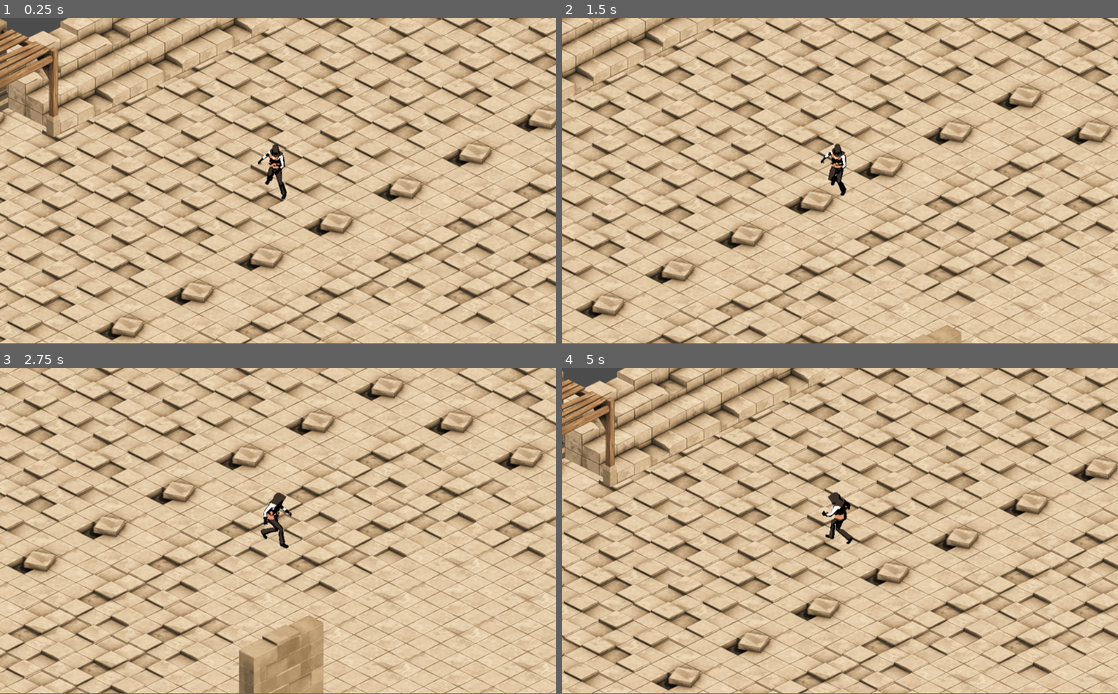
Above: before the commit, frames 1-4 (two rows, left to right).
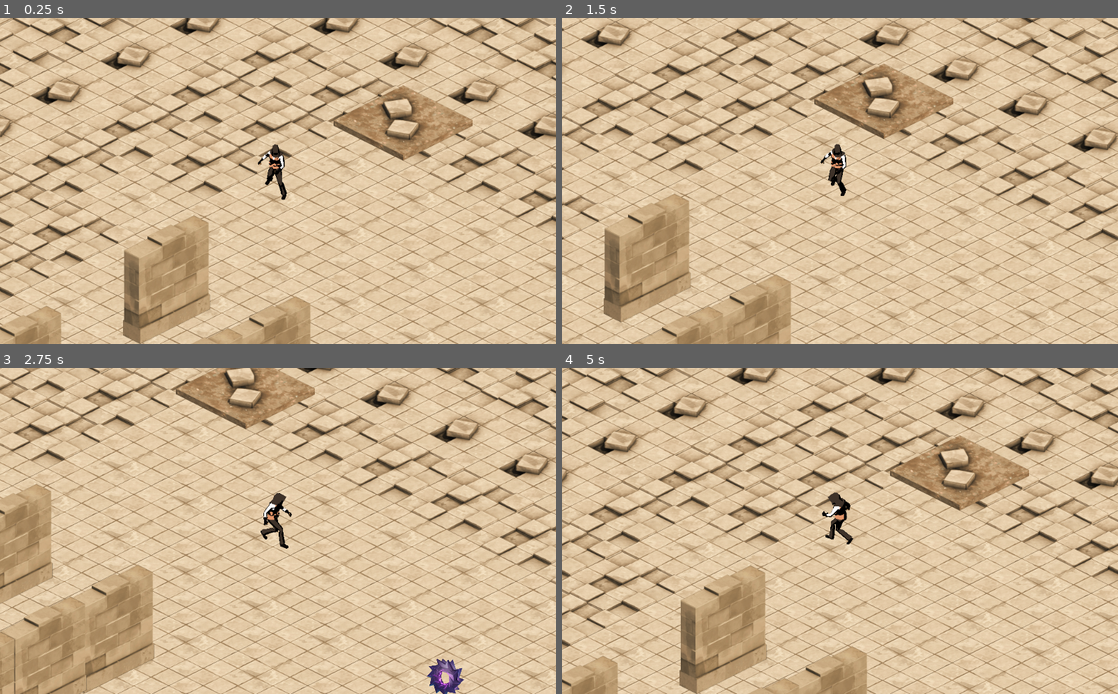
Above: after the commit, the same moments.

Repository: Attila772/Shade
Game: Godot game, scene res://TestLevel/testLevel.tscn
Same seed, same stepped clock (60 frames per second), same inputs: the game is played once before the commit and once after it. The project has no main scene, so this scene is started directly.
Inputs:
- Up to frame 1 (0.25 s): no input
- Up to frame 2 (1.5 s): tap Enter at 0.5 s; hold Right (ui_right) 0.53-1.28 s; hold E (interact, bound only after the commit) 0.53-1.28 s; hold Down (ui_down) from 1.28 s (still down); tap E (interact, bound only after the commit) at 1.35 s
- Up to frame 3 (2.75 s): release Down (ui_down) at 2.03 s; hold Right (ui_right) from 2.03 s (still down); hold E (interact, bound only after the commit) from 2.03 s (still down)
- Up to frame 4 (5 s): release Right (ui_right) at 2.78 s; release E (interact, bound only after the commit) at 2.78 s; hold Up (ui_up) 2.78-3.53 s; tap E (interact, bound only after the commit) at 2.85, 4.35 s; hold E (interact, bound only after the commit) 3.53-4.28 s; hold Left (ui_left) from 3.53 s (still down)
In our replay, the window is 800x468 before the commit and 800x469 after it. These sizes can differ from the game's own. Grey fills any space a smaller window leaves; there, only what the larger window draws over its background counts as a difference.

The runs differ from the first frame. In frame 1, 51% of the frame differs, in the area x 0-100%, y 0-100%; in frame 2, 47%; in frame 3, 46%; in frame 4, 50%.

Commit message:
Menu, Sound , Win condition

Diff:
--- /dev/null
+++ b/Button.gd
@@ -0,0 +1,18 @@
+extends Button
+
+
+# Declare member variables here. Examples:
+# var a = 2
+# var b = "text"
+
+
+# Called when the node enters the scene tree for the first time.
+func _ready():
+	self.connect("pressed", self, "_button_pressed")
+	pass # Replace with function body.
+
+func _button_pressed():
+	get_tree().change_scene("res://TestLevel/testLevel.tscn")
+# Called every frame. 'delta' is the elapsed time since the previous frame.
+#func _process(delta):
+#	pass
--- /dev/null
+++ b/ColorRect.gd
@@ -0,0 +1,17 @@
+extends ColorRect
+
+
+# Declare member variables here. Examples:
+# var a = 2
+# var b = "text"
+
+
+# Called when the node enters the scene tree for the first time.
+func _ready():
+	modulate.a = 0.5
+	pass # Replace with function body.
+
+
+# Called every frame. 'delta' is the elapsed time since the previous frame.
+#func _process(delta):
+#	pass
--- /dev/null
+++ b/MainMenu.gd
@@ -0,0 +1,16 @@
+extends Node2D
+
+
+# Declare member variables here. Examples:
+# var a = 2
+# var b = "text"
+
+
+# Called when the node enters the scene tree for the first time.
+func _ready():
+	$VideoPlayer.play()
+
+
+# Called every frame. 'delta' is the elapsed time since the previous frame.
+#func _process(delta):
+#	pass
--- a/Player.gd
+++ b/Player.gd
@@ -10,6 +10,7 @@
 var moving = false
 var destination = Vector2()
 var movement = Vector2()
+var HasTreasure = false
 
 # Declare member variables here. Examples:
 # var a = 2
--- a/Player/Player.tscn
+++ b/Player/Player.tscn
@@ -288,131 +288,123 @@
 "values": [ 0 ]
 }
 
+[sub_resource type="Animation" id=18]
+resource_name = "Sound"
+loop = true
+
+[sub_resource type="Animation" id=19]
+length = 0.4
+loop = true
+tracks/0/type = "value"
+tracks/0/path = NodePath("Sprite:frame")
+tracks/0/interp = 1
+tracks/0/loop_wrap = true
+tracks/0/imported = false
+tracks/0/enabled = true
+tracks/0/keys = {
+"times": PoolRealArray( 0, 0.1, 0.2, 0.3 ),
+"transitions": PoolRealArray( 1, 1, 1, 1 ),
+"update": 1,
+"values": [ 32, 33, 34, 35 ]
+}
+
+[sub_resource type="Animation" id=20]
+length = 0.4
+loop = true
+tracks/0/type = "value"
+tracks/0/path = NodePath("Sprite:frame")
+tracks/0/interp = 1
+tracks/0/loop_wrap = true
+tracks/0/imported = false
+tracks/0/enabled = true
+tracks/0/keys = {
+"times": PoolRealArray( 0, 0.1, 0.2, 0.3 ),
+"transitions": PoolRealArray( 1, 1, 1, 1 ),
+"update": 1,
+"values": [ 16, 17, 18, 19 ]
+}
+
+[sub_resource type="Animation" id=21]
+length = 0.4
+loop = true
+tracks/0/type = "value"
+tracks/0/path = NodePath("Sprite:frame")
+tracks/0/interp = 1
+tracks/0/loop_wrap = true
+tracks/0/imported = false
+tracks/0/enabled = true
+tracks/0/keys = {
+"times": PoolRealArray( 0, 0.1, 0.2, 0.3 ),
+"transitions": PoolRealArray( 1, 1, 1, 1 ),
+"update": 1,
+"values": [ 24, 25, 26, 27 ]
+}
+
+[sub_resource type="Animation" id=22]
+length = 0.4
+loop = true
+tracks/0/type = "value"
+tracks/0/path = NodePath("Sprite:frame")
+tracks/0/interp = 1
+tracks/0/loop_wrap = true
+tracks/0/imported = false
+tracks/0/enabled = true
+tracks/0/keys = {
+"times": PoolRealArray( 0, 0.1, 0.2, 0.3 ),
+"transitions": PoolRealArray( 1, 1, 1, 1 ),
+"update": 1,
+"values": [ 8, 9, 10, 11 ]
+}
+
+[sub_resource type="Animation" id=23]
+length = 0.4
+loop = true
+tracks/0/type = "value"
+tracks/0/path = NodePath("Sprite:frame")
+tracks/0/interp = 1
+tracks/0/loop_wrap = true
+tracks/0/imported = false
+tracks/0/enabled = true
+tracks/0/keys = {
+"times": PoolRealArray( 0, 0.1, 0.2, 0.3 ),
+"transitions": PoolRealArray( 1, 1, 1, 1 ),
+"update": 1,
+"values": [ 48, 49, 50, 51 ]
+}
+
+[sub_resource type="Animation" id=24]
+length = 0.4
+loop = true
+tracks/0/type = "value"
+tracks/0/path = NodePath("Sprite:frame")
+tracks/0/interp = 1
+tracks/0/loop_wrap = true
+tracks/0/imported = false
+tracks/0/enabled = true
+tracks/0/keys = {
+"times": PoolRealArray( 0, 0.1, 0.2, 0.3 ),
+"transitions": PoolRealArray( 1, 1, 1, 1 ),
+"update": 1,
+"values": [ 40, 41, 42, 43 ]
+}
+
+[sub_resource type="Animation" id=25]
+length = 0.4
+loop = true
+tracks/0/type = "value"
+tracks/0/path = NodePath("Sprite:frame")
+tracks/0/interp = 1
+tracks/0/loop_wrap = true
+tracks/0/imported = false
+tracks/0/enabled = true
+tracks/0/keys = {
+"times": PoolRealArray( 0, 0.1, 0.2, 0.3 ),
+"transitions": PoolRealArray( 1, 1, 1, 1 ),
+"update": 1,
+"values": [ 56, 57, 58, 59 ]
+}
+
 [sub_resource type="Animation" id=26]
-resource_name = "Sound"
-loop = true
-
-[sub_resource type="Animation" id=18]
-resource_name = "Walk_E"
-length = 0.4
-loop = true
-tracks/0/type = "value"
-tracks/0/path = NodePath("Sprite:frame")
-tracks/0/interp = 1
-tracks/0/loop_wrap = true
-tracks/0/imported = false
-tracks/0/enabled = true
-tracks/0/keys = {
-"times": PoolRealArray( 0, 0.1, 0.2, 0.3 ),
-"transitions": PoolRealArray( 1, 1, 1, 1 ),
-"update": 1,
-"values": [ 32, 33, 34, 35 ]
-}
-
-[sub_resource type="Animation" id=19]
-resource_name = "Walk_N"
-length = 0.4
-loop = true
-tracks/0/type = "value"
-tracks/0/path = NodePath("Sprite:frame")
-tracks/0/interp = 1
-tracks/0/loop_wrap = true
-tracks/0/imported = false
-tracks/0/enabled = true
-tracks/0/keys = {
-"times": PoolRealArray( 0, 0.1, 0.2, 0.3 ),
-"transitions": PoolRealArray( 1, 1, 1, 1 ),
-"update": 1,
-"values": [ 16, 17, 18, 19 ]
-}
-
-[sub_resource type="Animation" id=20]
-resource_name = "Walk_NE"
-length = 0.4
-loop = true
-tracks/0/type = "value"
-tracks/0/path = NodePath("Sprite:frame")
-tracks/0/interp = 1
-tracks/0/loop_wrap = true
-tracks/0/imported = false
-tracks/0/enabled = true
-tracks/0/keys = {
-"times": PoolRealArray( 0, 0.1, 0.2, 0.3 ),
-"transitions": PoolRealArray( 1, 1, 1, 1 ),
-"update": 1,
-"values": [ 24, 25, 26, 27 ]
-}
-
-[sub_resource type="Animation" id=21]
-resource_name = "Walk_NW"
-length = 0.4
-loop = true
-tracks/0/type = "value"
-tracks/0/path = NodePath("Sprite:frame")
-tracks/0/interp = 1
-tracks/0/loop_wrap = true
-tracks/0/imported = false
-tracks/0/enabled = true
-tracks/0/keys = {
-"times": PoolRealArray( 0, 0.1, 0.2, 0.3 ),
-"transitions": PoolRealArray( 1, 1, 1, 1 ),
-"update": 1,
-"values": [ 8, 9, 10, 11 ]
-}
-
-[sub_resource type="Animation" id=22]
-resource_name = "Walk_S"
-length = 0.4
-loop = true
-tracks/0/type = "value"
-tracks/0/path = NodePath("Sprite:frame")
-tracks/0/interp = 1
-tracks/0/loop_wrap = true
-tracks/0/imported = false
-tracks/0/enabled = true
-tracks/0/keys = {
-"times": PoolRealArray( 0, 0.1, 0.2, 0.3 ),
-"transitions": PoolRealArray( 1, 1, 1, 1 ),
-"update": 1,
-"values": [ 48, 49, 50, 51 ]
-}
-
-[sub_resource type="Animation" id=23]
-resource_name = "Walk_SE"
-length = 0.4
-loop = true
-tracks/0/type = "value"
-tracks/0/path = NodePath("Sprite:frame")
-tracks/0/interp = 1
-tracks/0/loop_wrap = true
-tracks/0/imported = false
-tracks/0/enabled = true
-tracks/0/keys = {
-"times": PoolRealArray( 0, 0.1, 0.2, 0.3 ),
-"transitions": PoolRealArray( 1, 1, 1, 1 ),
-"update": 1,
-"values": [ 40, 41, 42, 43 ]
-}
-
-[sub_resource type="Animation" id=24]
-resource_name = "Walk_SW"
-length = 0.4
-loop = true
-tracks/0/type = "value"
-tracks/0/path = NodePath("Sprite:frame")
-tracks/0/interp = 1
-tracks/0/loop_wrap = true
-tracks/0/imported = false
-tracks/0/enabled = true
-tracks/0/keys = {
-"times": PoolRealArray( 0, 0.1, 0.2, 0.3 ),
-"transitions": PoolRealArray( 1, 1, 1, 1 ),
-"update": 1,
-"values": [ 56, 57, 58, 59 ]
-}
-
-[sub_resource type="Animation" id=25]
-resource_name = "Walk_W"
 length = 0.4
 loop = true
 tracks/0/type = "value"
@@ -427,13 +419,6 @@
 "update": 1,
 "values": [ 0, 1, 2, 3 ]
 }
-
-[sub_resource type="DynamicFontData" id=27]
-font_path = "res://Resources/Queen of Camelot 2.0 demo.otf"
-
-[sub_resource type="DynamicFont" id=28]
-size = 20
-font_data = SubResource( 27 )
 
 [node name="Player" type="KinematicBody2D"]
 script = ExtResource( 1 )
@@ -467,35 +452,23 @@
 anims/Idle_SE = SubResource( 15 )
 anims/Idle_SW = SubResource( 16 )
 anims/Idle_W = SubResource( 17 )
-anims/Sound = SubResource( 26 )
-anims/Walk_E = SubResource( 18 )
-anims/Walk_N = SubResource( 19 )
-anims/Walk_NE = SubResource( 20 )
-anims/Walk_NW = SubResource( 21 )
-anims/Walk_S = SubResource( 22 )
-anims/Walk_SE = SubResource( 23 )
-anims/Walk_SW = SubResource( 24 )
-anims/Walk_W = SubResource( 25 )
+anims/Sound = SubResource( 18 )
+anims/Walk_E = SubResource( 19 )
+anims/Walk_N = SubResource( 20 )
+anims/Walk_NE = SubResource( 21 )
+anims/Walk_NW = SubResource( 22 )
+anims/Walk_S = SubResource( 23 )
+anims/Walk_SE = SubResource( 24 )
+anims/Walk_SW = SubResource( 25 )
+anims/Walk_W = SubResource( 26 )
 script = ExtResource( 3 )
 
 [node name="Camera2D" type="Camera2D" parent="."]
 current = true
 
-[node name="Label" type="Label" parent="Camera2D"]
-margin_left = 361.568
-margin_top = -297.773
-margin_right = 507.568
-margin_bottom = -269.773
-custom_fonts/font = SubResource( 28 )
-custom_colors/font_color = Color( 0.694118, 0.870588, 0.882353, 1 )
-text = "Get Artifact"
-__meta__ = {
-"_edit_use_anchors_": false
-}
-
 [node name="walksound" type="AudioStreamPlayer" parent="."]
 stream = ExtResource( 4 )
-volume_db = 4.782
+volume_db = -8.344
 
 [node name="BackgroundTrack" type="AudioStreamPlayer" parent="."]
 stream = ExtResource( 5 )
--- /dev/null
+++ b/Props/Artifact.gd
@@ -0,0 +1,39 @@
+extends StaticBody2D
+
+var selected = false
+# Declare member variables here. Examples:
+# var a = 2
+# var b = "text"
+func _ready():
+	pass
+
+# Called when the node enters the scene tree for the first time.
+func _process(delta):
+	var player = get_parent().get_node("Player")
+	var vektor = player.position - position
+	var x = abs(vektor.x)
+	var y = abs(vektor.y)
+
+
+	var dist = pow(pow(x,2)+pow(y,2),0.5)
+	print(dist)
+	if dist < 100:
+		$Label.visible = true
+		if Input.is_action_pressed("interact"):
+			visible=false
+			$AudioStreamPlayer2D.play()
+			$CollisionPolygon2D.disabled = true
+			get_parent().get_node("Player").HasTreasure = true
+	else:
+		$Label.visible = false
+
+
+
+
+
+
+
+
+# Called every frame. 'delta' is the elapsed time since the previous frame.
+#func _process(delta):
+#	pass
--- /dev/null
+++ b/Props/Artifact.tscn
@@ -0,0 +1,43 @@
+[gd_scene load_steps=6 format=2]
+
+[ext_resource path="res://Props/letöltés.png" type="Texture" id=1]
+[ext_resource path="res://Props/Artifact.gd" type="Script" id=2]
+[ext_resource path="res://Sounds/456965__funwithsound__short-success-sound-glockenspiel-treasure-video-game.wav" type="AudioStream" id=3]
+
+[sub_resource type="DynamicFontData" id=1]
+font_path = "res://Resources/Queen of Camelot 2.0 demo.otf"
+
+[sub_resource type="DynamicFont" id=2]
+size = 50
+font_data = SubResource( 1 )
+
+[node name="CollisionTest" type="StaticBody2D"]
+input_pickable = true
+script = ExtResource( 2 )
+
+[node name="Sprite" type="Sprite" parent="."]
+position = Vector2( 0.262016, -1.10622 )
+scale = Vector2( 0.3, 0.3 )
+texture = ExtResource( 1 )
+
+[node name="CollisionPolygon2D" type="CollisionPolygon2D" parent="."]
+position = Vector2( 25.414, -33.6648 )
+scale = Vector2( 1.06825, 1.18719 )
+polygon = PoolVector2Array( -38.0127, 39.8647, -38.0127, 14.7254, -17.1632, 17.3519, -8.40643, 19.2279, -13.4103, 33.8612, -20.0822, 45.1176 )
+
+[node name="Label" type="Label" parent="."]
+visible = false
+margin_left = -42.0475
+margin_top = -88.7669
+margin_right = -2.04745
+margin_bottom = -22.7669
+custom_fonts/font = SubResource( 2 )
+custom_colors/font_color = Color( 0.0235294, 0.984314, 0.129412, 1 )
+text = "E"
+__meta__ = {
+"_edit_use_anchors_": false
+}
+
+[node name="AudioStreamPlayer2D" type="AudioStreamPlayer2D" parent="."]
+stream = ExtResource( 3 )
+volume_db = 9.087
--- /dev/null
+++ b/Props/Button.gd
@@ -0,0 +1,19 @@
+extends Button
+
+
+# Declare member variables here. Examples:
+# var a = 2
+# var b = "text"
+
+
+# Called when the node enters the scene tree for the first time.
+func _ready():
+	connect("pressed",self,"_button_pressed")
+	pass # Replace with function body.
+
+func _button_pressed():
+	get_tree().change_scene("res://TestLevel/testLevel.tscn")
+
+# Called every frame. 'delta' is the elapsed time since the previous frame.
+#func _process(delta):
+#	pass
--- /dev/null
+++ b/Props/Button2.gd
@@ -0,0 +1,17 @@
+extends Button
+
+
+# Declare member variables here. Examples:
+# var a = 2
+# var b = "text"
+
+
+# Called when the node enters the scene tree for the first time.
+func _ready():
+	modulate.a = 0.5
+	pass # Replace with function body.
+
+
+# Called every frame. 'delta' is the elapsed time since the previous frame.
+#func _process(delta):
+#	pass
--- /dev/null
+++ b/Props/Button3.gd
@@ -0,0 +1,17 @@
+extends Button
+
+
+# Declare member variables here. Examples:
+# var a = 2
+# var b = "text"
+
+
+# Called when the node enters the scene tree for the first time.
+func _ready():
+	modulate.a = 0.5
+	pass # Replace with function body.
+
+
+# Called every frame. 'delta' is the elapsed time since the previous frame.
+#func _process(delta):
+#	pass
--- /dev/null
+++ b/Props/ColorRect.gd
@@ -0,0 +1,17 @@
+extends ColorRect
+
+
+# Declare member variables here. Examples:
+# var a = 2
+# var b = "text"
+
+
+# Called when the node enters the scene tree for the first time.
+func _ready():
+	modulate.a = 0.5
+	pass # Replace with function body.
+
+
+# Called every frame. 'delta' is the elapsed time since the previous frame.
+#func _process(delta):
+#	pass
--- /dev/null
+++ b/Props/EndMenu.tscn
@@ -0,0 +1,48 @@
+[gd_scene load_steps=5 format=2]
+
+[ext_resource path="res://Props/ColorRect.gd" type="Script" id=1]
+[ext_resource path="res://Props/Button.gd" type="Script" id=2]
+
+[sub_resource type="DynamicFontData" id=1]
+font_path = "res://Resources/Queen of Camelot 2.0 demo.otf"
+
+[sub_resource type="DynamicFont" id=2]
+size = 100
+font_data = SubResource( 1 )
+
+[node name="EndMenu" type="ColorRect"]
+__meta__ = {
+"_edit_use_anchors_": false
+}
+
+[node name="ColorRect" type="ColorRect" parent="."]
+margin_top = 1.33484
+margin_right = 452.0
+margin_bottom = 588.335
+color = Color( 0.470588, 0.129412, 0.129412, 1 )
+script = ExtResource( 1 )
+__meta__ = {
+"_edit_use_anchors_": false
+}
+
+[node name="Label" type="Label" parent="."]
+margin_left = 24.0271
+margin_top = 2.66968
+margin_right = 458.027
+margin_bottom = 148.67
+custom_fonts/font = SubResource( 2 )
+text = "VICTORY"
+__meta__ = {
+"_edit_use_anchors_": false
+}
+
+[node name="Button" type="Button" parent="."]
+margin_left = 94.7736
+margin_top = 269.638
+margin_right = 296.774
+margin_bottom = 366.638
+text = "Play again"
+script = ExtResource( 2 )
+__meta__ = {
+"_edit_use_anchors_": false
+}
--- /dev/null
+++ b/Props/Escape.gd
@@ -0,0 +1,45 @@
+extends StaticBody2D
+var count = 0
+var selected = false
+# Declare member variables here. Examples:
+# var a = 2
+# var b = "text"
+func _ready():
+	pass
+
+# Called when the node enters the scene tree for the first time.
+func _process(delta):
+	var player = get_parent().get_node("Player")
+	var vektor = player.position - position
+	var x = abs(vektor.x)
+	var y = abs(vektor.y)
+
+
+	var dist = pow(pow(x,2)+pow(y,2),0.5)
+	print(dist)
+	if dist < 100:
+		if count ==0:
+			if get_parent().get_node("Player").HasTreasure ==true:
+				$Label.visible = true
+				$Label2.visible = false
+				$AudioStreamPlayer2D.play()
+				var escape = load("res://Props/EndMenu.tscn").instance()
+
+
+				get_parent().get_node("Player").get_node("Camera2D").add_child(escape)
+				escape.rect_position+= Vector2(-300,-300)
+
+				count +=1
+
+	else:
+		$Label.visible = false
+		$Label2.visible = true
+
+
+
+
+
+
+# Called every frame. 'delta' is the elapsed time since the previous frame.
+#func _process(delta):
+#	pass
--- /dev/null
+++ b/Props/Escape.tscn
@@ -0,0 +1,55 @@
+[gd_scene load_steps=6 format=2]
+
+[ext_resource path="res://Assets/dirtTiles_E.png" type="Texture" id=1]
+[ext_resource path="res://Props/Escape.gd" type="Script" id=2]
+[ext_resource path="res://Sounds/456965__funwithsound__short-success-sound-glockenspiel-treasure-video-game.wav" type="AudioStream" id=3]
+
+[sub_resource type="DynamicFontData" id=1]
+font_path = "res://Resources/Queen of Camelot 2.0 demo.otf"
+
+[sub_resource type="DynamicFont" id=2]
+size = 50
+font_data = SubResource( 1 )
+
+[node name="CollisionTest" type="StaticBody2D"]
+input_pickable = true
+script = ExtResource( 2 )
+
+[node name="Sprite" type="Sprite" parent="."]
+position = Vector2( 2.93321, -177.794 )
+texture = ExtResource( 1 )
+
+[node name="CollisionPolygon2D" type="CollisionPolygon2D" parent="."]
+position = Vector2( 46.1825, -46.9349 )
+scale = Vector2( 1.06825, 1.18719 )
+polygon = PoolVector2Array( -101.678, 36.7783, -38.1329, 8.78448, 9.52605, 34.9915, -26.2182, 75.4932 )
+
+[node name="AudioStreamPlayer2D" type="AudioStreamPlayer2D" parent="."]
+position = Vector2( 16.9706, -2.82843 )
+stream = ExtResource( 3 )
+volume_db = 9.087
+
+[node name="Label" type="Label" parent="."]
+visible = false
+margin_left = 20.2043
+margin_top = -135.818
+margin_right = 216.204
+margin_bottom = -69.8179
+custom_fonts/font = SubResource( 2 )
+custom_colors/font_color = Color( 0.956863, 0.941176, 0.0235294, 1 )
+text = "VICTORY"
+__meta__ = {
+"_edit_use_anchors_": false
+}
+
+[node name="Label2" type="Label" parent="."]
+margin_left = -142.553
+margin_top = -110.001
+margin_right = 53.4473
+margin_bottom = -44.0013
+custom_fonts/font = SubResource( 2 )
+custom_colors/font_color = Color( 0.215686, 0.956863, 0.282353, 1 )
+text = "EXIT"
+__meta__ = {
+"_edit_use_anchors_": false
+}
--- /dev/null
+++ b/Props/MainMenu.tscn
@@ -0,0 +1,80 @@
+[gd_scene load_steps=8 format=2]
+
+[ext_resource path="res://Resources/video (1).webm" type="VideoStream" id=1]
+[ext_resource path="res://MainMenu.gd" type="Script" id=2]
+[ext_resource path="res://Props/StartGame.gd" type="Script" id=3]
+[ext_resource path="res://Props/Button2.gd" type="Script" id=4]
+[ext_resource path="res://Props/Button3.gd" type="Script" id=5]
+
+[sub_resource type="DynamicFontData" id=1]
+font_path = "res://Resources/Queen of Camelot 2.0 demo.otf"
+
+[sub_resource type="DynamicFont" id=2]
+size = 50
+font_data = SubResource( 1 )
+
+[node name="MainMenu" type="Node2D"]
+script = ExtResource( 2 )
+
+[node name="TextureButton" type="TextureButton" parent="."]
+margin_left = 287.0
+margin_top = 99.0
+margin_right = 660.0
+margin_bottom = 191.0
+__meta__ = {
+"_edit_use_anchors_": false
+}
+
+[node name="VideoPlayer" type="VideoPlayer" parent="."]
+margin_left = 4.0
+margin_top = -7.0
+margin_right = 1039.0
+margin_bottom = 598.0
+stream = ExtResource( 1 )
+__meta__ = {
+"_edit_use_anchors_": false
+}
+
+[node name="Camera2D" type="Camera2D" parent="."]
+position = Vector2( 517.992, 295.996 )
+current = true
+
+[node name="Button" type="Button" parent="."]
+modulate = Color( 0.94902, 0.968627, 0.992157, 1 )
+self_modulate = Color( 0.980392, 0.980392, 0.980392, 1 )
+margin_left = 64.0
+margin_top = 70.0
+margin_right = 380.0
+margin_bottom = 143.0
+custom_fonts/font = SubResource( 2 )
+text = "TEST GAME"
+script = ExtResource( 3 )
+__meta__ = {
+"_edit_use_anchors_": false
+}
+
+[node name="Button2" type="Button" parent="."]
+self_modulate = Color( 0.886275, 0.886275, 0.960784, 1 )
+margin_left = 66.0
+margin_top = 208.0
+margin_right = 384.0
+margin_bottom = 280.0
+custom_fonts/font = SubResource( 2 )
+text = "Settings"
+script = ExtResource( 4 )
+__meta__ = {
+"_edit_use_anchors_": false
+}
+
+[node name="Button3" type="Button" parent="."]
+self_modulate = Color( 0.941176, 0.87451, 0.87451, 1 )
+margin_left = 66.2245
+margin_top = 483.051
+margin_right = 380.224
+margin_bottom = 555.051
+custom_fonts/font = SubResource( 2 )
+text = "Exit"
+script = ExtResource( 5 )
+__meta__ = {
+"_edit_use_anchors_": false
+}
--- a/Props/Radio.tscn
+++ b/Props/Radio.tscn
@@ -18,5 +18,5 @@
 
 [node name="AudioStreamPlayer2D" type="AudioStreamPlayer2D" parent="."]
 stream = ExtResource( 3 )
-volume_db = -16.156
+volume_db = -36.35
 attenuation = 1.27456
--- /dev/null
+++ b/Props/StartGame.gd
@@ -0,0 +1,22 @@
+extends Button
+
+
+# Declare member variables here. Examples:
+# var a = 2
+# var b = "text"
+
+
+# Called when the node enters the scene tree for the first time.
+
+# Called when the node enters the scene tree for the first time.
+func _ready():
+	modulate.a = 0.5
+	connect("pressed",self,"_button_pressed")
+	pass # Replace with function body.
+
+func _button_pressed():
+	get_tree().change_scene("res://TestLevel/testLevel.tscn")
+
+# Called every frame. 'delta' is the elapsed time since the previous frame.
+#func _process(delta):
+#	pass
--- a/TestLevel/testLevel.tscn
+++ b/TestLevel/testLevel.tscn
@@ -1,10 +1,12 @@
-[gd_scene load_steps=7 format=2]
+[gd_scene load_steps=9 format=2]
 
 [ext_resource path="res://Resources/TileSet.tres" type="TileSet" id=1]
 [ext_resource path="res://TestLevel/testLevel.gd" type="Script" id=2]
 [ext_resource path="res://Player/Player.tscn" type="PackedScene" id=3]
 [ext_resource path="res://Props/CollisionTest.tscn" type="PackedScene" id=4]
 [ext_resource path="res://Props/Radio.tscn" type="PackedScene" id=5]
+[ext_resource path="res://Props/Artifact.tscn" type="PackedScene" id=6]
+[ext_resource path="res://Props/Escape.tscn" type="PackedScene" id=7]
 
 [sub_resource type="PhysicsMaterial" id=1]
 rough = true
@@ -31,7 +33,7 @@
 [node name="Test" type="YSort" parent="."]
 
 [node name="Player" parent="Test" instance=ExtResource( 3 )]
-position = Vector2( 402.021, -169.834 )
+position = Vector2( 903.592, 73.0364 )
 collision_mask = 3
 
 [node name="CollisionTest" parent="Test" instance=ExtResource( 4 )]
@@ -57,3 +59,9 @@
 
 [node name="CollisionTest7" parent="Test" instance=ExtResource( 4 )]
 position = Vector2( 647.027, 583.483 )
+
+[node name="CollisionTest8" parent="Test" instance=ExtResource( 6 )]
+position = Vector2( 1501.94, 492.872 )
+
+[node name="CollisionTest9" parent="Test" instance=ExtResource( 7 )]
+position = Vector2( 1131.1, -42.9867 )
--- a/project.godot
+++ b/project.godot
@@ -17,6 +17,10 @@
 
 config/name="Shade"
 config/icon="res://icon.png"
+
+[display]
+
+window/stretch/mode="2d"
 
 [input]
 
@@ -48,6 +52,16 @@
 , Object(InputEventKey,"resource_local_to_scene":false,"resource_name":"","device":0,"alt":false,"shift":false,"control":false,"meta":false,"command":false,"pressed":false,"scancode":83,"unicode":0,"echo":false,"script":null)
  ]
 }
+click={
+"deadzone": 0.5,
+"events": [ Object(InputEventMouseButton,"resource_local_to_scene":false,"resource_name":"","device":0,"alt":false,"shift":false,"control":false,"meta":false,"command":false,"button_mask":0,"position":Vector2( 0, 0 ),"global_position":Vector2( 0, 0 ),"factor":1.0,"button_index":1,"pressed":false,"doubleclick":false,"script":null)
+ ]
+}
+interact={
+"deadzone": 0.5,
+"events": [ Object(InputEventKey,"resource_local_to_scene":false,"resource_name":"","device":0,"alt":false,"shift":false,"control":false,"meta":false,"command":false,"pressed":false,"scancode":69,"unicode":0,"echo":false,"script":null)
+ ]
+}
 
 [layer_names]
 
Not shown, removed: .mono/metadata/ide_messaging_meta.txt
Not shown: 1 places in Player/Player.tscn that only renumber resources
Binary file added: Props/letöltés.png
Not shown, added: Props/letöltés.png.import
Binary file added: Resources/photo-1556388275-bb5585725aca.png
Not shown, added: Resources/photo-1556388275-bb5585725aca.png.import
Not shown, added: Sounds/456965__funwithsound__short-success-sound-glockenspiel-treasure-video-game.wav.import
Not shown, added: Resources/Hands in Fog (1).webm
Not shown, added: Resources/Hands in Fog.webm
Not shown, added: Resources/video (1).webm
Not shown, added: Sounds/456965__funwithsound__short-success-sound-glockenspiel-treasure-video-game.wav
